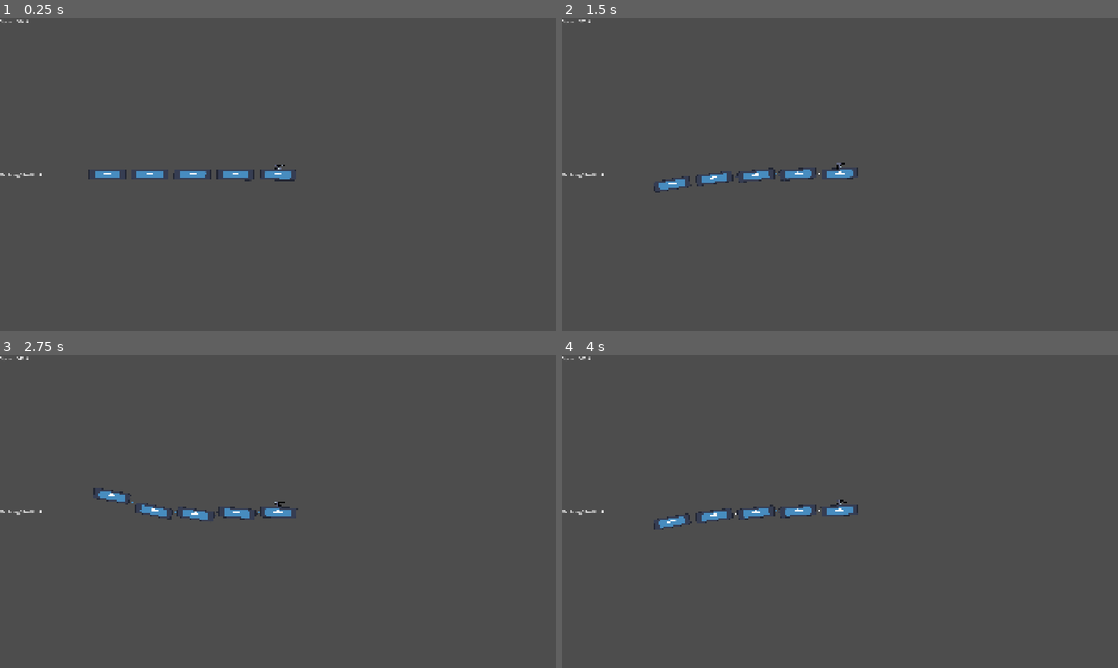
Above: before the commit, frames 1-4 (two rows, left to right).
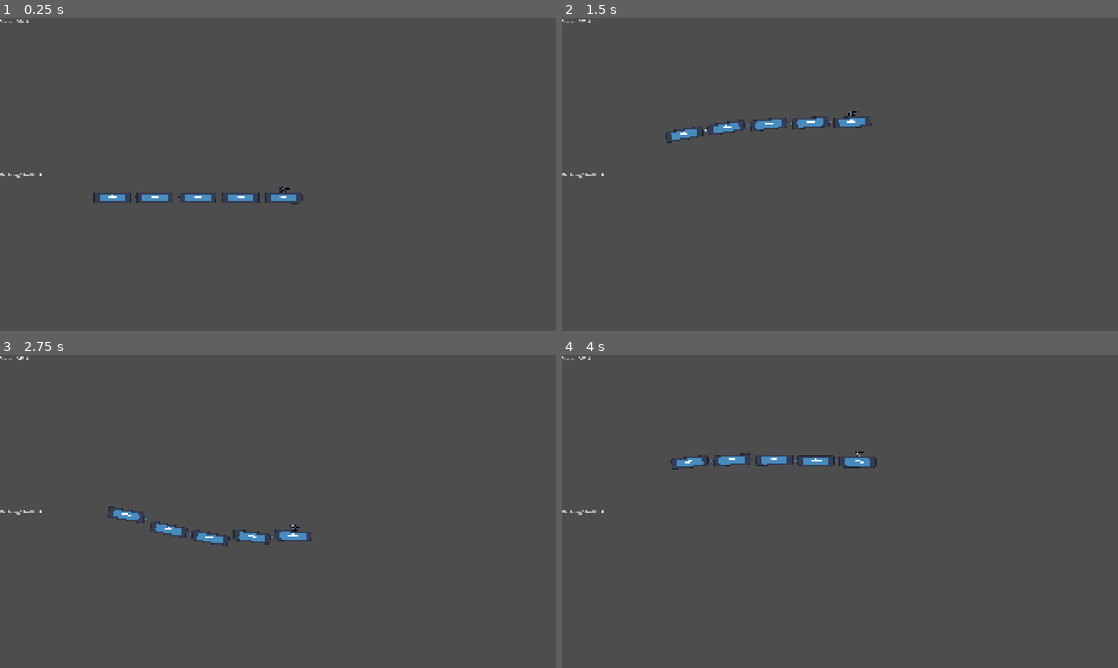
Above: after the commit, the same moments.

Repository: g3evorz/Gameseed-2026
Game: Godot game, scene res://Scenes/main.tscn
The game is run twice, just before and just after one commit, with the same random seed, the same clock (stepped at 60 frames per second) and the same inputs. The engine's default icon, where the game draws it, is replaced by a stand-in: a white triangle on a blue panel in a dark square.
Inputs:
- Up to frame 1 (0.25 s): no input
- Up to frame 2 (1.5 s): tap Enter (ui_accept) at 0.5, 0.77, 0.8, 1.07, 1.35 s; hold E (shoot) 0.53-1.28 s; hold Up (ui_up) from 0.53 s (still down)
- Up to frame 3 (2.75 s): tap Enter (ui_accept) at 1.52, 1.82, 2.3 s; tap E (shoot) at 1.55 s; release Up (ui_up) at 2.03 s; hold Down (ui_down) from 2.03 s (still down); hold E (shoot) from 2.03 s (still down)
- Up to frame 4 (4 s): release Down (ui_down) at 2.78 s; release E (shoot) at 2.78 s; hold Up (ui_up) from 2.78 s (still down); tap E (shoot) at 2.85 s; tap Enter (ui_accept) at 3.02, 3.32, 3.6, 3.77 s

The runs differ from the first frame. In frame 1, 1.2% of the frame differs, in the area x 15-55%, y 46-60%; in frame 2, 1.4%; in frame 3, 1.4%; in frame 4, 1.4%, in the area x 16-57%, y 30-56%.

Commit message:
Added "Turun" action and more dynamic camera
Kereta kan now turun in one way collision object and Camera became more dynamic while kereta is speeding but also only stays on X axis.

Diff:
--- a/Scenes/Components/Kereta/kepala.tscn
+++ b/Scenes/Components/Kereta/kepala.tscn
@@ -1,5 +1,6 @@
 [gd_scene format=3 uid="uid://blvniqmv0cixc"]
 
+[ext_resource type="Script" uid="uid://v8j4m4vyhi5g" path="res://Script/camera.gd" id="1_eu8wk"]
 [ext_resource type="Script" uid="uid://b6wxh3yelr5j6" path="res://Script/Kereta/kepala.gd" id="1_kiorl"]
 [ext_resource type="PackedScene" uid="uid://mggdmmjq4q5n" path="res://Scenes/Components/Weapon/Pulse/pulseBody.tscn" id="2_eu8wk"]
 [ext_resource type="Texture2D" uid="uid://c7b1a0a2yu4by" path="res://icon.svg" id="2_pvioj"]
@@ -9,12 +10,16 @@
 
 [node name="Kepala" type="Node2D" unique_id=1780252134]
 
+[node name="Camera2D" type="Camera2D" parent="." unique_id=1503878241 node_paths=PackedStringArray("target")]
+position = Vector2(-129, 38)
+scale = Vector2(2.0234377, 0.59375)
+zoom = Vector2(0.5, 0.5)
+script = ExtResource("1_eu8wk")
+target = NodePath("../CharacterBody2D")
+
 [node name="CharacterBody2D" type="CharacterBody2D" parent="." unique_id=1215859441]
 collision_mask = 2
 script = ExtResource("1_kiorl")
-
-[node name="Camera2D" type="Camera2D" parent="CharacterBody2D" unique_id=18270038]
-zoom = Vector2(0.5, 0.5)
 
 [node name="Sprite2D" type="Sprite2D" parent="CharacterBody2D" unique_id=1829586725]
 position = Vector2(-129, 38)
--- a/Scenes/Components/Obstacle/platform.tscn
+++ b/Scenes/Components/Obstacle/platform.tscn
@@ -13,3 +13,4 @@
 
 [node name="CollisionShape2D" type="CollisionShape2D" parent="StaticBody2D" unique_id=748666245]
 shape = SubResource("RectangleShape2D_j08xn")
+one_way_collision = true
--- a/Scenes/main.tscn
+++ b/Scenes/main.tscn
@@ -137,15 +137,6 @@
 theme_override_font_sizes/font_size = 40
 text = "EXIT"
 
-[node name="Object" parent="." unique_id=1192487518 instance=ExtResource("6_21xkr")]
-position = Vector2(1952, -284)
-
-[node name="Object2" parent="." unique_id=830675962 instance=ExtResource("6_21xkr")]
-position = Vector2(2216, -29)
-
-[node name="Object3" parent="." unique_id=378405500 instance=ExtResource("6_21xkr")]
-position = Vector2(2841, -26)
-
 [node name="Object4" parent="." unique_id=971647449 instance=ExtResource("6_21xkr")]
 position = Vector2(4517, -431)
 
--- a/Script/Kereta/kepala.gd
+++ b/Script/Kereta/kepala.gd
@@ -22,10 +22,6 @@
 func _ready():
 	current_speed = BASE_SPEED
 
-func _process(delta):
-	if Input.is_action_pressed("shoot"):
-		gun.shoot()
-
 func _physics_process(delta):
 	# 1. Terapkan Gravitasi
 	if not is_on_floor():
@@ -34,9 +30,12 @@
 		move_and_slide()
 		return
 
-	# 2. Fitur Lompat
-	if Input.is_action_just_pressed("ui_accept") and is_on_floor():
+	# 2. Fitur Lompat & Turun
+	if Input.is_action_just_pressed("ui_up") and is_on_floor():
 		velocity.y = JUMP_VELOCITY
+
+	if Input.is_action_just_pressed("ui_down") and is_on_floor():
+		global_position.y += 2.0
 
 	# 3. Gerakan Otomatis ke Depan Gradually
 	current_speed = move_toward(current_speed, MAX_SPEED, ACCELERATION * delta)
--- a/Script/Weapon/Pulse/pulseBody.gd
+++ b/Script/Weapon/Pulse/pulseBody.gd
@@ -14,11 +14,19 @@
 	_sesuaikan_ukuran_radar()
 
 func _sesuaikan_ukuran_radar():
+
 	var ukuran_layar = get_viewport_rect().size
+	#var kamera = get_viewport().get_camera_2d()
+	#
+	#if kamera:
+		#ukuran_layar = ukuran_layar / kamera.zoom
 
-	# Menentukan jarak dan lebar pandangan berdasarkan layar
-	var jarak_pandang = ukuran_layar.x # Sejauh batas kanan layar
+	# Menentukan jarak dan lebar pandangan berdasarkan kamera yang sudah disesuaikan
+	var jarak_pandang = ukuran_layar.x / 2 # Sejauh batas kanan layar
 	var lebar_pandang = ukuran_layar.y # Selebar atas-bawah layar
+
+	print("UKURAN JARAK RADAR: ", jarak_pandang)
+	print("UKURAN LEBAR RADAR: ", lebar_pandang)
 
 	# Membuat wadah untuk titik-titik poligon
 	var titik_kerucut = PackedVector2Array()
--- /dev/null
+++ b/Script/camera.gd
@@ -0,0 +1,43 @@
+extends Camera2D
+
+@export_category("Camera Settings")
+@export var target: Node2D
+
+@export_group("Smoothing Dynamics")
+@export var max_smoothing: float = 10.0
+@export var min_smoothing: float = 2.0
+@export var speed_threshold: float = 400.0
+## Kecepatan transisi smoothing (Semakin kecil nilainya, semakin mulus/lembut efek berhentinya)
+@export var transition_speed: float = 4.0
+
+var _last_target_x: float = 0.0
+var _fixed_y: float = 0.0
+var _current_active_smoothing: float = 10.0 # Menyimpan nilai smoothing yang sedang berjalan
+
+func _ready():
+	top_level = true
+	position_smoothing_enabled = false
+
+	if target:
+		_last_target_x = target.global_position.x
+		global_position.x = _last_target_x
+
+	_fixed_y = global_position.y
+	_current_active_smoothing = max_smoothing
+
+func _physics_process(delta):
+	if not target:
+		return
+
+	var current_target_x = target.global_position.x
+	var speed_x = abs(current_target_x - _last_target_x) / delta
+	_last_target_x = current_target_x
+
+	var speed_ratio = clamp(speed_x / speed_threshold, 0.0, 1.0)
+	var target_smoothing = lerp(max_smoothing, min_smoothing, speed_ratio)
+
+	_current_active_smoothing = lerp(_current_active_smoothing, target_smoothing, transition_speed * delta)
+
+	var new_x = lerp(global_position.x, current_target_x, _current_active_smoothing * delta)
+
+	global_position = Vector2(new_x, _fixed_y)
Not shown: 1 places in Scenes/main.tscn that only renumber resources
Not shown, added: Script/camera.gd.uid
